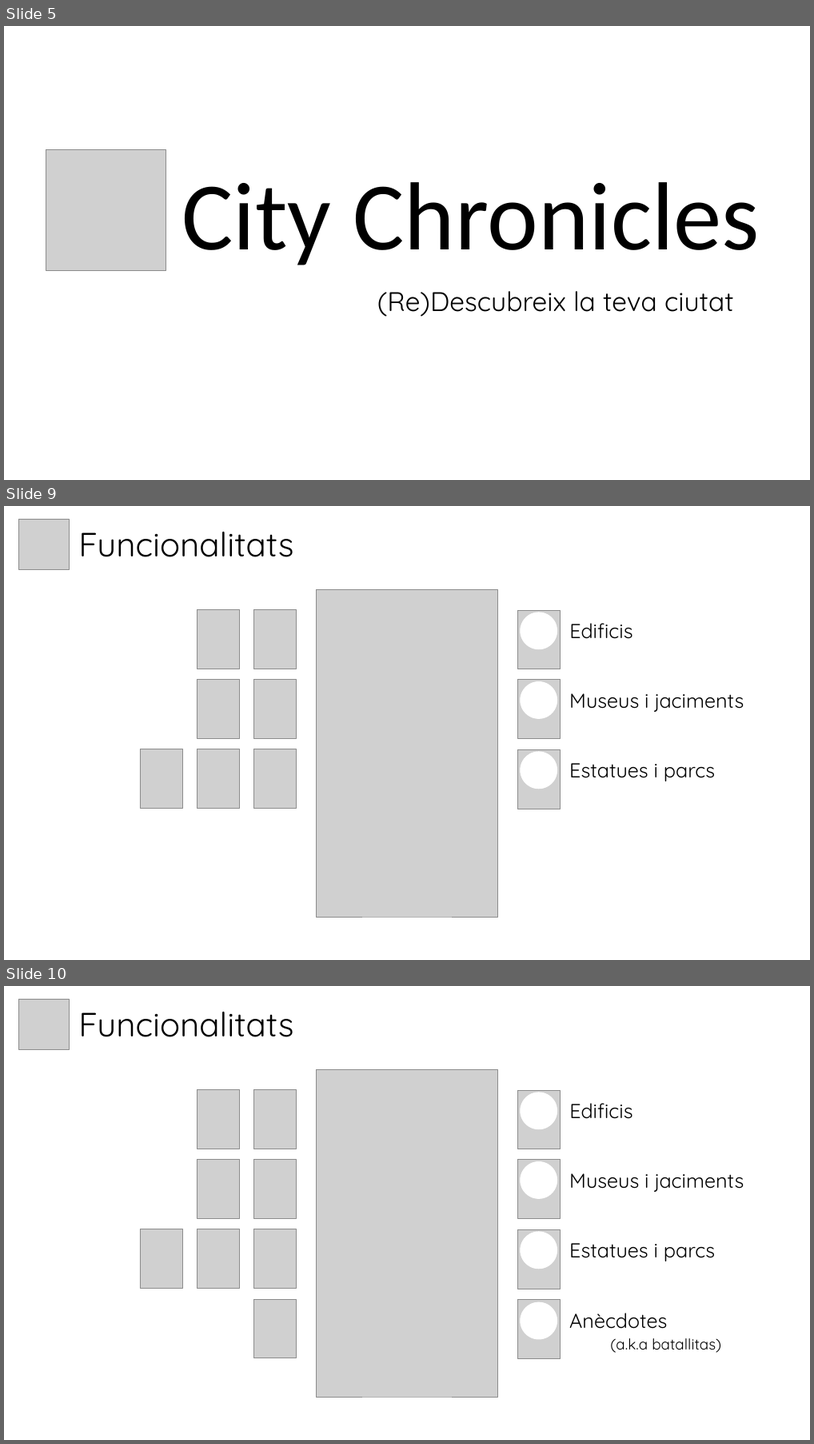
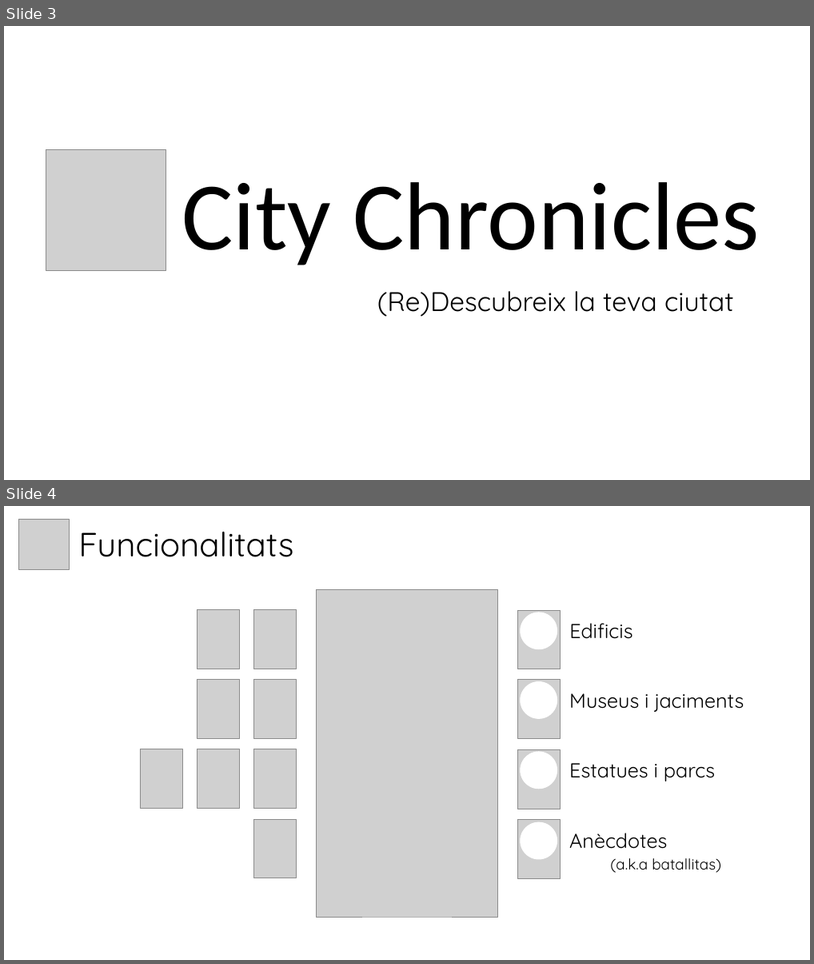
Before and after one commit to somhackathon19/somhackathon19-blankspace, a slide deck: Presentacio_Grup13_BlankSpace.pptx. Shown one above the other, each under a label of ours: slides 5, 9 and 10 before the commit, slides 3 and 4 after it; the slides between them are not shown. The pictures are 814x1444 and 814x964 pixels, drawn with LibreOffice and Linux fonts; fonts in the diff are those of the drawing; grey boxes stand for pictures; background and template pictures are left out. Boxes give left, top, right and bottom in pixels: in the first picture for what was removed or moved away, otherwise in the second. Text is boxed around its words. In the diff, an @@ line names an element or a change of style, - is before the commit and + after.

```diff
--- a/Presentacio_Grup13_BlankSpace.pptx
+++ b/Presentacio_Grup13_BlankSpace.pptx
@@ slide 9 removed at [4,506,810,960], background picture (left out) @@
@@ picture removed at [18,519,69,569] @@
@@ text removed at [78,532,294,557] @@
-Funcionalitats
@@ picture removed at [317,589,498,916] @@
@@ picture removed at [197,609,240,668] @@
@@ picture removed at [254,609,297,668] @@
@@ picture removed at [518,610,561,668] @@
@@ ellipse removed at [521,612,558,649] @@
@@ text removed at [570,623,633,639] @@
-Edificis
@@ picture removed at [197,679,240,738] @@
@@ picture removed at [254,680,297,738] @@
@@ picture removed at [518,680,561,738] @@
@@ ellipse removed at [521,681,558,718] @@
@@ text removed at [570,693,745,712] @@
-Museus i jaciments
@@ picture removed at [140,749,183,808] @@
@@ picture removed at [197,749,240,808] @@
@@ picture removed at [254,749,297,808] @@
@@ picture removed at [518,750,561,808] @@
@@ ellipse removed at [521,752,558,788] @@
@@ text removed at [570,763,715,781] @@
-Estatues i parcs
@@ what was slide 5 is now slide 3 @@
@@ what was slide 10 is now slide 4 @@
```
Also in this commit, not shown: 1 slide changed, 13 other slides removed.
